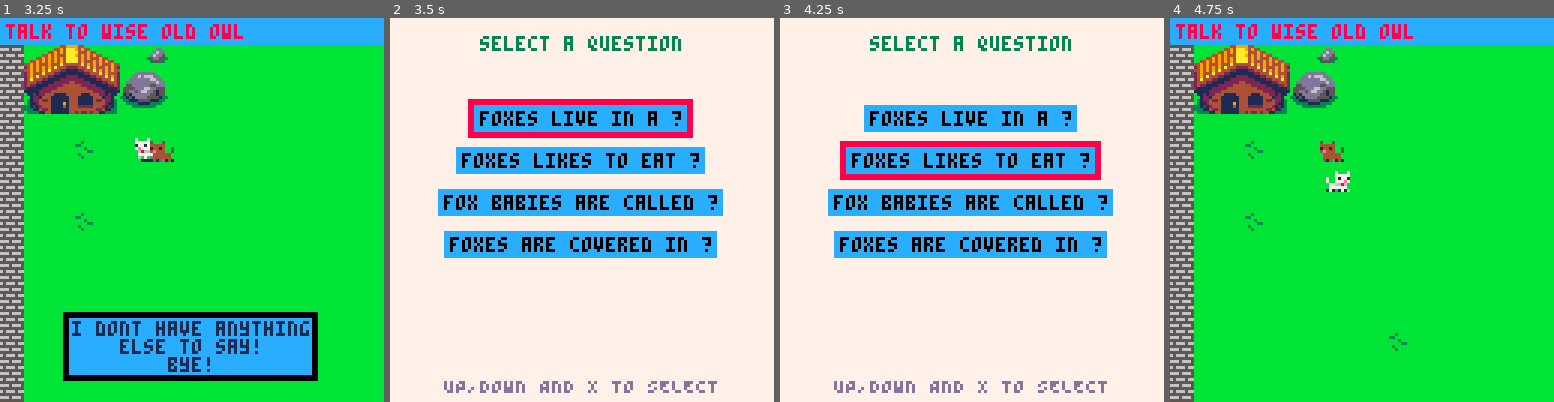
Above: before the commit, frames 1-4 (left to right).
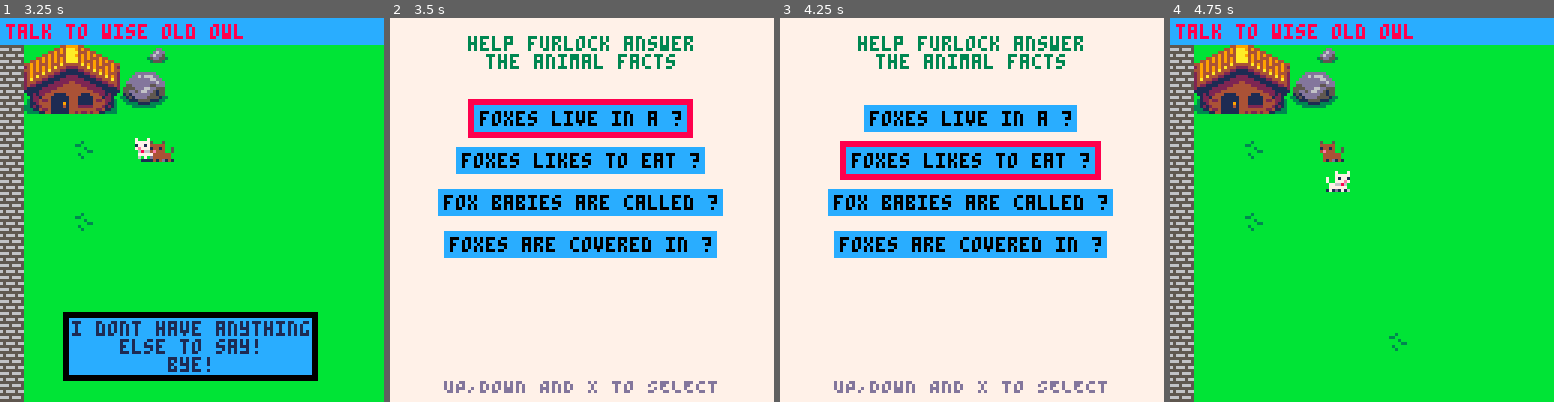
Above: after the commit, the same moments.

Repository: Mackeriah/FurlockBones-game
Game: PICO-8 cartridge furlock bones.p8
The game is run twice, just before and just after one commit, with the same random seed, the same clock (stepped at 60 frames per second) and the same inputs.
Inputs:
- Up to frame 1 (3.25 s): tap X (X key) at 0.33, 1.07, 1.85, 2.97 s; tap O (Z key) at 0.7, 1.7, 2.1, 2.5, 2.9 s; hold Right 1.6-2.1 s; hold Up 2.15-2.42 s; hold Right 2.47-3.03 s; hold Left from 3.08 s (still down)
- Up to frame 2 (3.5 s): keep holding Left; tap O (Z key) at 3.3 s
- Up to frame 3 (4.25 s): release Left at 3.58 s; hold Down 3.63-3.97 s; tap O (Z key) at 3.7, 4.1 s; hold Right from 4.02 s (still down); tap X (X key) at 4.08 s
- Up to frame 4 (4.75 s): tap O (Z key) at 4.5 s; release Right at 4.68 s; hold Up from 4.73 s (still down)

Frame 1 is identical in both runs. In frame 2, 1.7% of the frame differs, in the area x 20-79%, y 4-14%; in frame 3, 1.7%; in frame 4, nothing differs.

Commit message:
very minor tweaks to wordgame

Diff:
--- a/furlock bones.p8
+++ b/furlock bones.p8
@@ -273,7 +273,7 @@
 				wordgame.correct_answer = 4
 			elseif wordgame.selectedQuestion == 3 then
 				wordgame_store_questions({"fox babies are called ?"})
-				wordgame_store_answers({"plugs", "rugs", "cubs","chubs","scrubs"})
+				wordgame_store_answers({"plugs", "rugs", "kit or kitten","chubs","scrubs"})
 				wordgame.correct_answer = 3
 			elseif wordgame.selectedQuestion == 4 then
 				wordgame_store_questions({"foxes are covered in ?"})
@@ -310,7 +310,8 @@
 
 function wordgame_questions_only()
 	rectfill(0, 0, 127, 127, 7) -- draw background screen colour
-	print_centered("select a question", 6, 3)
+	print_centered("help furlock answer", 6, 3)
+	print_centered("the animal facts", 12, 3)
 	print_centered("UP,DOWN AND X TO SELECT", 120, 13)
 	wordgame.allQuestions = ({"foxes live in a ?", "foxes likes to eat ?", "fox babies are called ?", "foxes are covered in ?"})
 
@@ -491,8 +492,14 @@
 		else correct = false end
 	end
 
-
 	--[[ logic to auto-select correct question if already done
+
+		ALTERNATIVE IDEA
+		player MUST pick correct answer before they can return to question list, so maybe instead
+		i can always shown green tick thing or highlight question in green after a question is viewed
+		because I know therefore it'll have been answered. but then IF the player views that question again
+		they just have to repick the correct answer
+
 		use an array for question 1-4 question[1] etc so for loop would be question[i]
 		this is so i know which question has been chosen
 		I think I can get this from wordgame.selectedQuestion sort of
